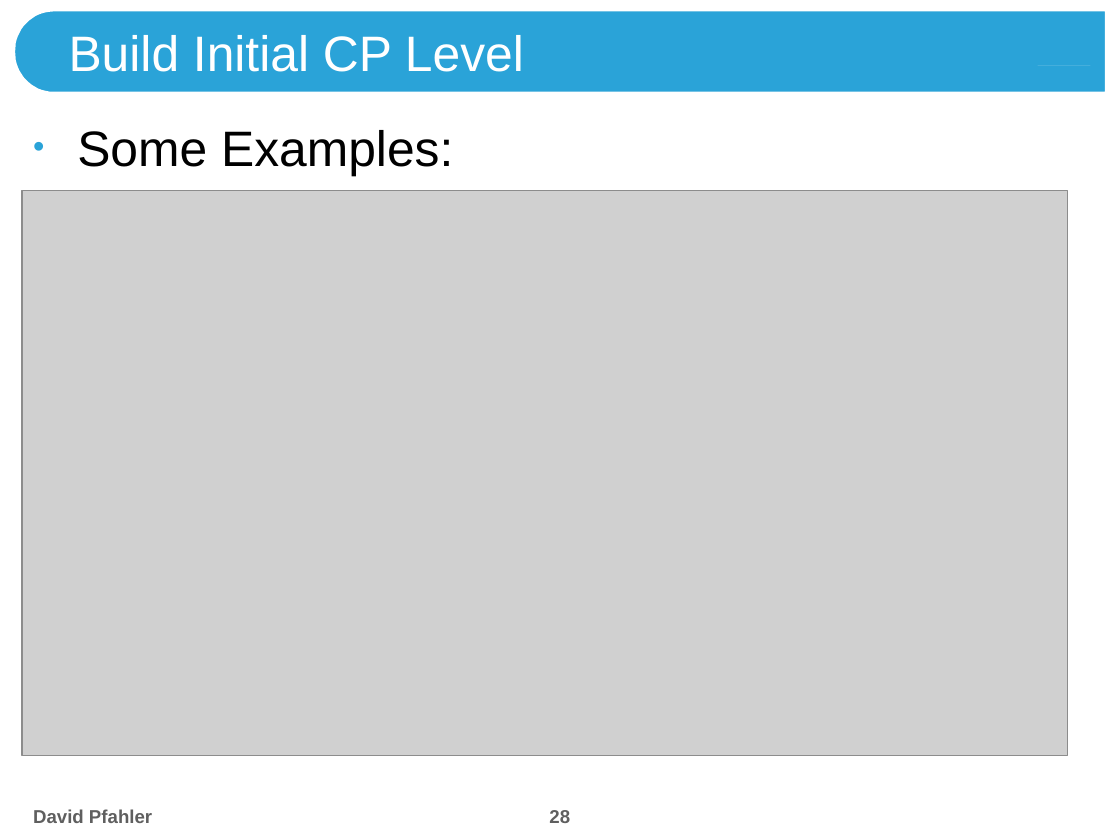
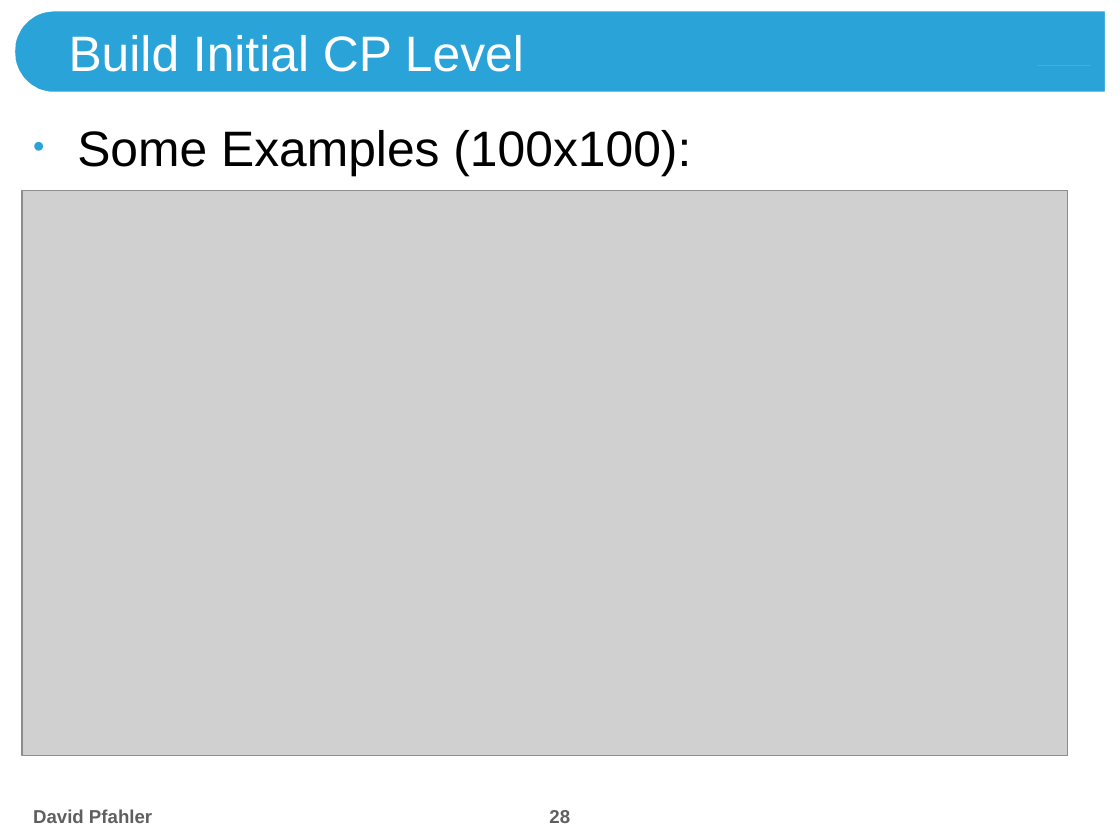
Before and after one commit to theShmoo/CombiPyr-ImSeg, a slide deck: slide 28 of doc/Combinatorial Pyramids.pptx. Drawn at 1120x840 pixels with LibreOffice and Linux fonts; fonts in the diff are those of the drawing; grey boxes stand for pictures; background and template pictures are left out. Boxes give left, top, right and bottom in pixels: in the first picture for what was removed or moved away, otherwise in the second. Text is boxed around its words. In the diff, an @@ line names an element or a change of style, - is before the commit and + after.

```diff
--- a/doc/Combinatorial Pyramids.pptx
+++ b/doc/Combinatorial Pyramids.pptx
@@ text at (x1=77, y1=130, x2=691, y2=177): text changed @@
-• Some Examples:
+• Some Examples (100x100):
```
Also in this commit, not shown: 24 other slides changed, 5 slides added, 1 slide removed, 9 other files.
